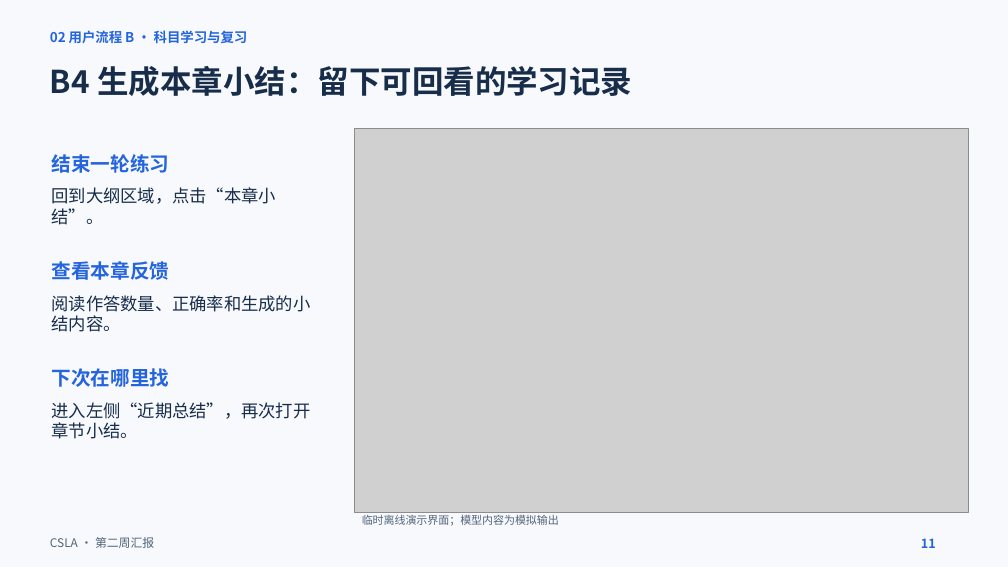
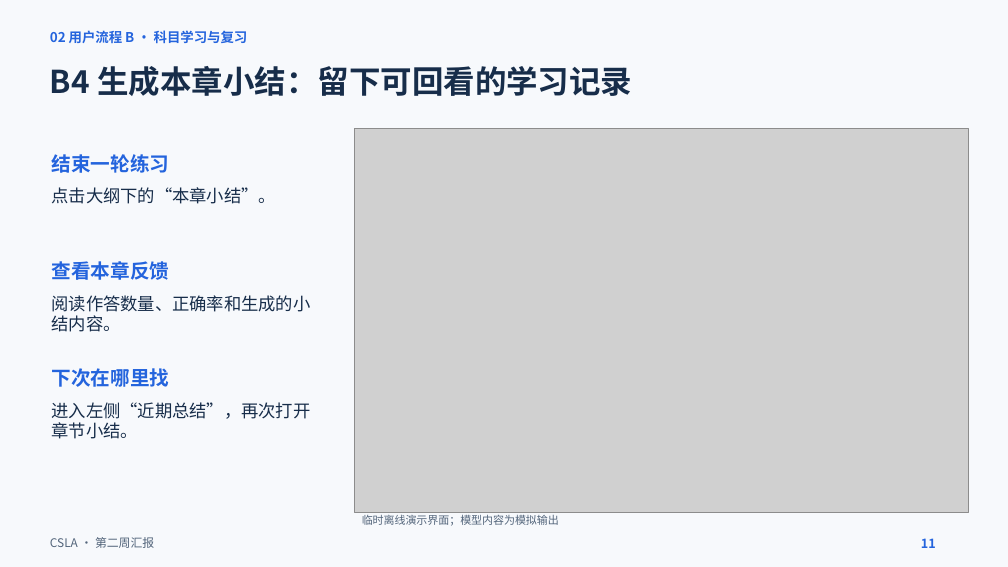
Before and after one commit to KnightofAltria/AIassistant, a slide deck: slide 11 of 文档/汇报内容/第二周汇报/第二周汇报.pptx. Drawn at 1008x567 pixels with LibreOffice and Linux fonts; fonts in the diff are those of the drawing; grey boxes stand for pictures. Boxes give left, top, right and bottom in pixels: in the first picture for what was removed or moved away, otherwise in the second. Text is boxed around its words. In the diff, an @@ line names an element or a change of style, - is before the commit and + after.

```diff
--- a/文档/汇报内容/第二周汇报/第二周汇报.pptx
+++ b/文档/汇报内容/第二周汇报/第二周汇报.pptx
@@ text at box(52, 187, 276, 204): text changed @@
-回到大纲区域，点击“本章小结”。
+点击大纲下的“本章小结”。
```
Also in this commit, not shown: 1 other slide changed, 2 other files.
